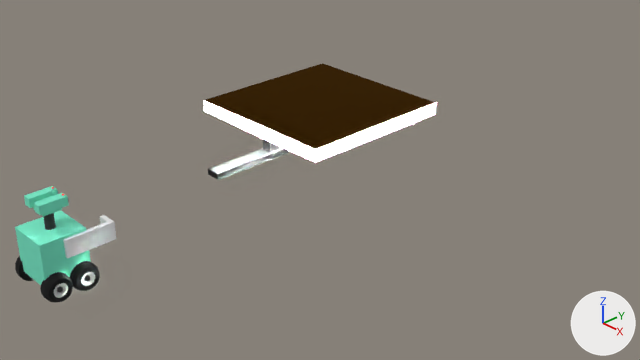
Renders of the Blender file assets/model/table.blend from each side of a commit.
One viewpoint serves both versions: the file's camera 'Camera'. Lighting does not change. The marker at lower right points along +X, +Y and +Z.
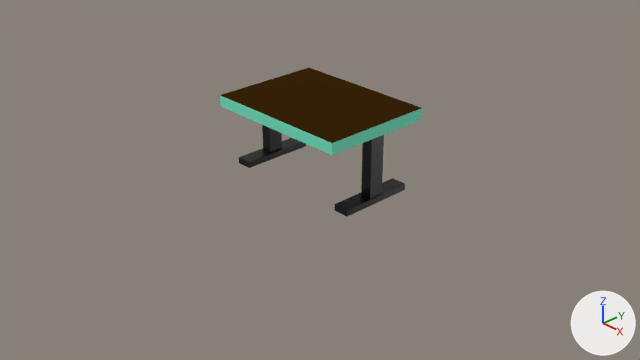
Changed parts and their boxes (x1, y1, x2, y2) in the pictures (640 x 360 px):
'Cube', recoloured, rescaled (white to green, 13% narrower, 12% shorter)
    before: (204, 63, 436, 162)
    after: (220, 68, 422, 155)
'Cube.001', deleted (green)
    before: (15, 211, 91, 285)
'Cube.009', added (black)
    after: (361, 135, 384, 199)
'Cube.008', rescaled
    before: (208, 147, 292, 180)
    after: (239, 138, 306, 168)
'Cube.002', deleted
    before: (63, 222, 112, 258)
'Cube.010', added (black)
    after: (335, 178, 405, 217)
'wheel_frontLeft.004', deleted (black)
    before: (40, 272, 73, 302)
'wheel_frontLeft.003', deleted
    before: (70, 261, 100, 291)
'Cube.004', deleted (green)
    before: (34, 193, 69, 215)
'Cube.005', deleted
    before: (24, 186, 58, 208)
'wheel_frontLeft.002', deleted
    before: (15, 256, 34, 281)
'Cylinder.002', deleted
    before: (43, 213, 56, 230)
'Cube.003', deleted
    before: (100, 215, 116, 241)
'Cube.006', deleted
    before: (33, 196, 62, 216)
part 1 of me_cube_007, recoloured (white to green)
    before: (204, 101, 436, 162)
    after: (220, 95, 422, 155)

Diff of the bpy script that builds the scene:
```diff
--- a/assets/model/table.blend.py
+++ b/assets/model/table.blend.py
@@ me_cube_007 @@
 me_cube_007.from_pydata(...)  # 12 vertices, 6 faces; spans x -1.0..1.0, y -1.0..1.0, z 0.85..1.0
 # used by ob_cube; location = (0.0, 0.0, 0.0)
+# me_cube_007 part 1: all 4 faces centred in x -1.0..1.0, y -1.0..1.0, z 0.93 switch from mat_cartire_002 (black #3d3d3d) to mat_plant_001 (green #76eac8)
 me_cube_007.materials.append(mat_cartire_004)
@@ ob_cube_001 @@
-ob_cube_001 = bpy.data.objects.new('Cube.001', me_cube_008)
-ob_cube_001.location = (0.0, -3.63, 0.4)
-ob_cube_001.scale = (0.25, 0.25, 0.25)
@@ ob_cube_002 @@
-ob_cube_002 = bpy.data.objects.new('Cube.002', me_cube_009)
-ob_cube_002.location = (0.259, -3.383, 0.522)
-ob_cube_002.scale = (0.025, 0.25, 0.1)
@@ ob_cube_003 @@
-ob_cube_003 = bpy.data.objects.new('Cube.003', me_cube_010)
-ob_cube_003.location = (0.184, -3.11, 0.522)
-ob_cube_003.scale = (0.1, 0.025, 0.1)
@@ ob_cylinder_002 @@
-ob_cylinder_002 = bpy.data.objects.new('Cylinder.002', me_cylinder_001)
-ob_cylinder_002.location = (0.0, -3.63, 0.75)
-ob_cylinder_002.scale = (0.05, 0.05, 0.15)
@@ ob_wheel_frontleft_002 @@
-ob_wheel_frontleft_002 = bpy.data.objects.new('wheel_frontLeft.002', me_mesh_wheel_frontleft_006)
-ob_wheel_frontleft_002.location = (-0.2, -3.78, 0.15)
-ob_wheel_frontleft_002.rotation_euler = (0.0, -3.142, 0.0)  # degrees (0, -180, 0)
-ob_wheel_frontleft_002.scale = (0.5, 0.5, 0.5)
@@ ob_wheel_frontleft_003 @@
-ob_wheel_frontleft_003 = bpy.data.objects.new('wheel_frontLeft.003', me_mesh_wheel_frontleft_007)
-ob_wheel_frontleft_003.location = (0.2, -3.48, 0.15)
-ob_wheel_frontleft_003.scale = (0.5, 0.5, 0.5)
@@ ob_wheel_frontleft_004 @@
-ob_wheel_frontleft_004 = bpy.data.objects.new('wheel_frontLeft.004', me_mesh_wheel_frontleft_008)
-ob_wheel_frontleft_004.location = (0.2, -3.78, 0.15)
-ob_wheel_frontleft_004.scale = (0.5, 0.5, 0.5)
@@ ob_cube_004 @@
-ob_cube_004 = bpy.data.objects.new('Cube.004', me_cube_011)
-ob_cube_004.location = (0.1, -3.63, 0.95)
-ob_cube_004.scale = (0.05, 0.15, 0.05)
@@ ob_cube_005 @@
-ob_cube_005 = bpy.data.objects.new('Cube.005', me_cube_012)
-ob_cube_005.location = (-0.1, -3.63, 0.95)
-ob_cube_005.scale = (0.05, 0.15, 0.05)
@@ ob_cube_006 @@
-ob_cube_006 = bpy.data.objects.new('Cube.006', me_cube_013)
-ob_cube_006.location = (0.0, -3.63, 0.9)
-ob_cube_006.scale = (0.1, 0.1, 0.05)
@@ ob_cube @@
 ob_cube.location = (0.0, 0.0, 0.0)
+ob_cube.scale = (1.0, 0.75, 1.0)
@@ ob_cube_008 @@
 ob_cube_008.location = (0.0, 0.0, 0.0)
+ob_cube_008.scale = (1.0, 0.5, 1.0)
@@ ob_cube_010 @@
+ob_cube_010 = bpy.data.objects.new('Cube.010', me_cube_015.copy())  # the mesh of ob_cube_008
+ob_cube_010.location = (0.0, 0.0, 0.0)
+ob_cube_010.scale = (-1.0, 0.5, 1.0)
@@ ob_cube_009 @@
+ob_cube_009 = bpy.data.objects.new('Cube.009', me_cube_014.copy())  # the mesh of ob_cube_007
+ob_cube_009.location = (0.0, 0.0, 0.0)
+ob_cube_009.scale = (-1.0, 1.0, 1.0)
```
